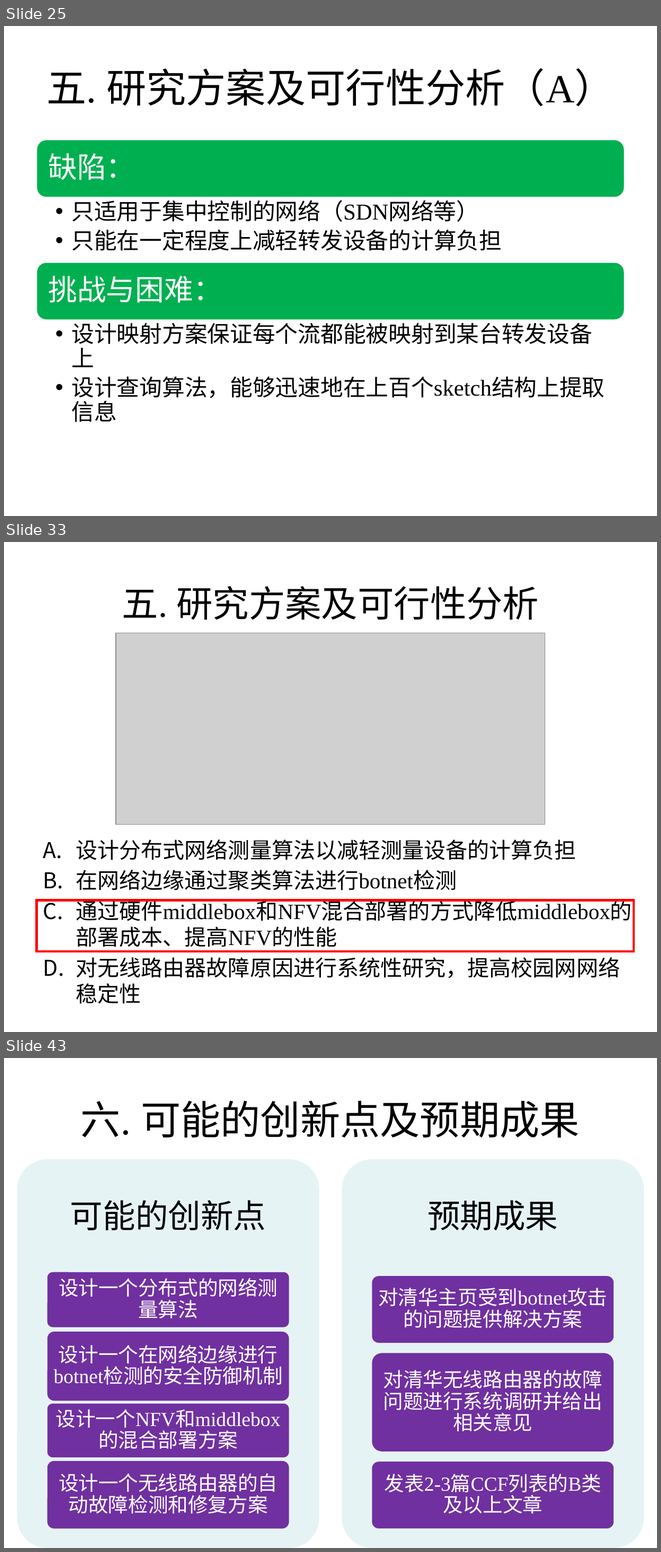
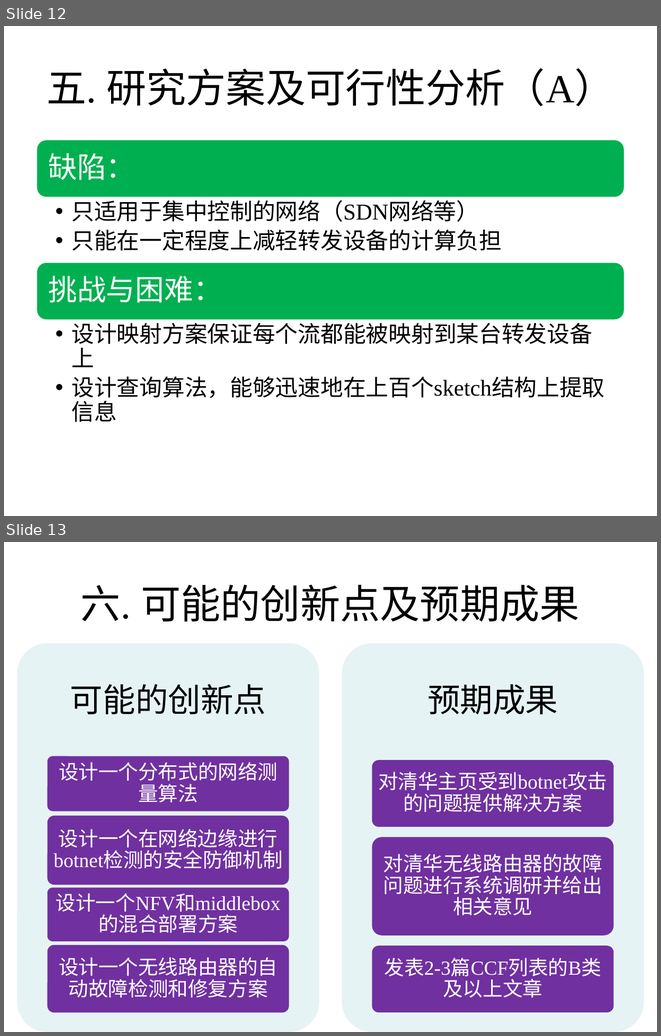
Before and after one commit to xinshengzzy/thesis_proposal, a slide deck: 赵宗义-博士生开题报告-2018年秋.pptx. Shown one above the other, each under a label of ours: slides 25, 33 and 43 before the commit, slides 12 and 13 after it; the slides between them are not shown. The pictures are 661x1552 and 661x1036 pixels, drawn with LibreOffice and Linux fonts; fonts in the diff are those of the drawing; grey boxes stand for pictures. Boxes give left, top, right and bottom in pixels: in the first picture for what was removed or moved away, otherwise in the second. Text is boxed around its words. In the diff, an @@ line names an element or a change of style, - is before the commit and + after.

```diff
--- a/赵宗义-博士生开题报告-2018年秋.pptx
+++ b/赵宗义-博士生开题报告-2018年秋.pptx
@@ slide 33 removed at (x1=4, y1=542, x2=657, y2=1032), background #FFFFFF @@
@@ title removed at (x1=122, y1=586, x2=539, y2=620) @@
-五. 研究方案及可行性分析
@@ picture removed at (x1=116, y1=633, x2=545, y2=824) @@
@@ text removed at (x1=76, y1=839, x2=632, y2=1004) @@
-A. 设计分布式网络测量算法以减轻测量设备的计算负担
-B. 在网络边缘通过聚类算法进行botnet检测
-C. 通过硬件middlebox和NFV混合部署的方式降低middlebox的部署成本、提高NFV的性能
-D. 对无线路由器故障原因进行系统性研究，提高校园网网络稳定性
@@ rectangle removed at (x1=37, y1=900, x2=634, y2=951) @@
@@ what was slide 25 is now slide 12 @@
@@ what was slide 43 is now slide 13 @@
```
Also in this commit, not shown: 5 slides added, 30 other slides removed, 4 other files.
